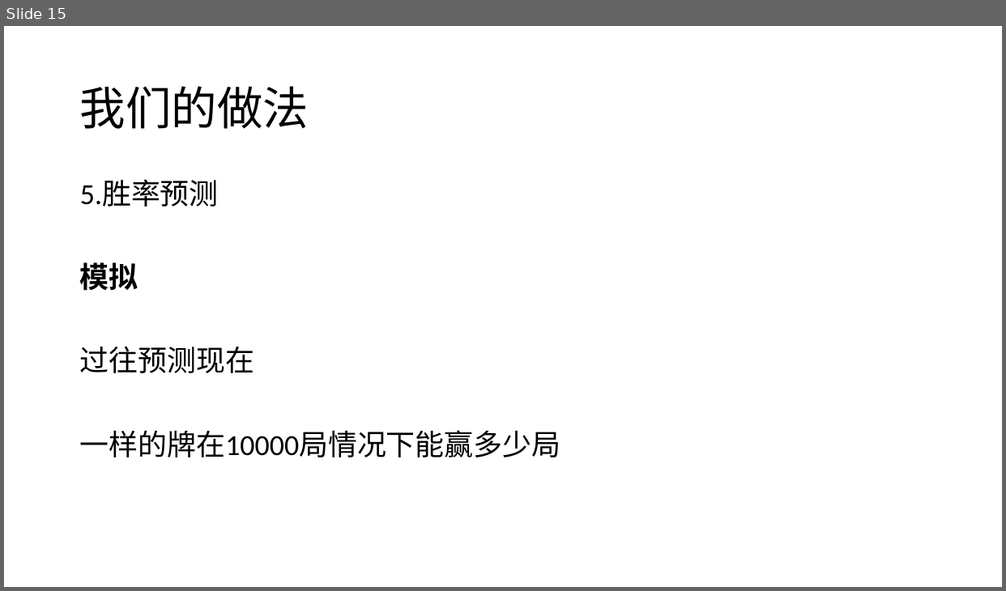
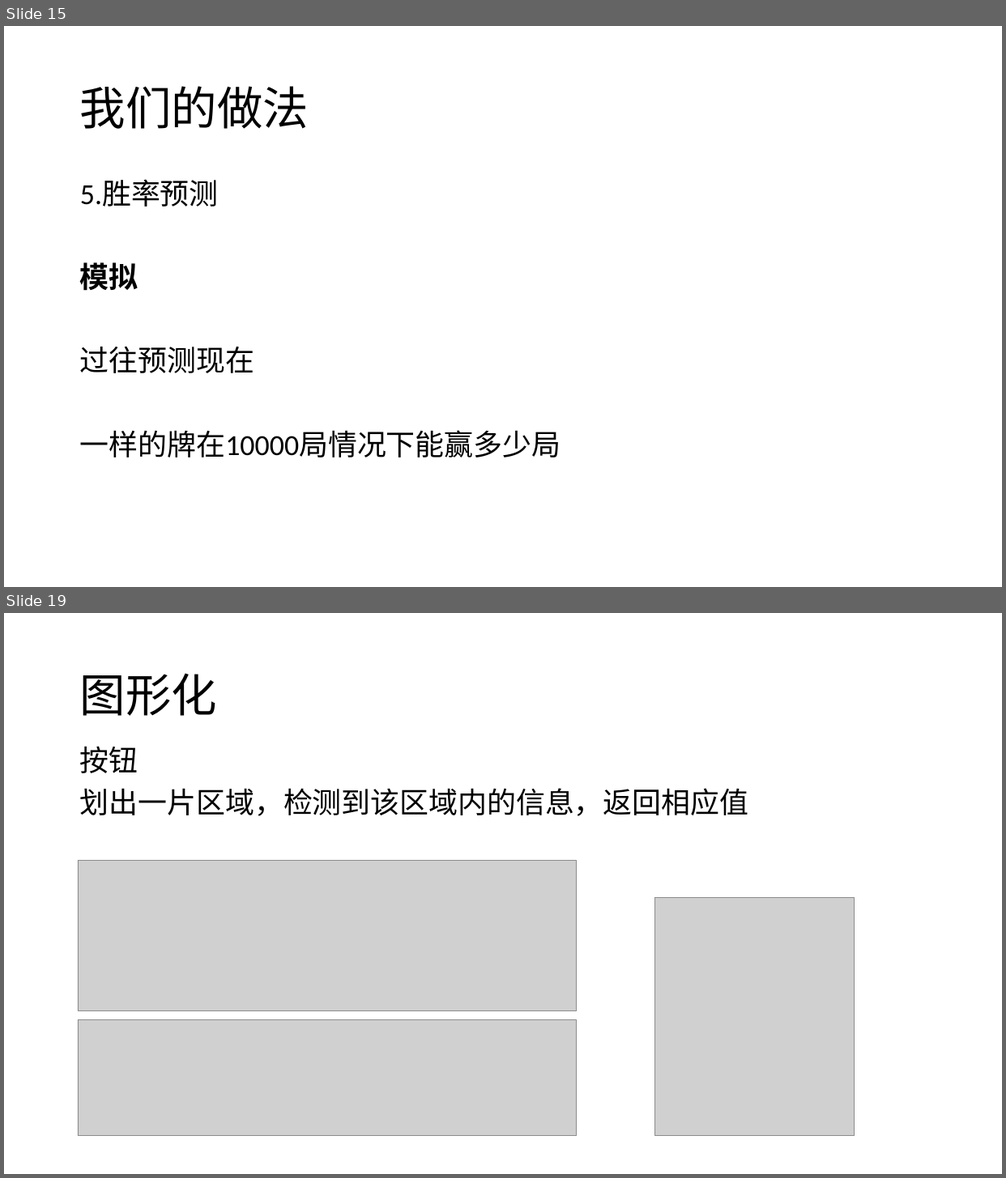
Before and after one commit to azukanawa/PokerGame, a slide deck: C语言小组汇报PPT.pptx. Shown one above the other, each under a label of ours: slide 15 before the commit, slides 15 and 19 after it; the slides between them are not shown. The pictures are 1006x591 and 1006x1178 pixels, drawn with LibreOffice and Linux fonts; fonts in the diff are those of the drawing; grey boxes stand for pictures. Boxes give left, top, right and bottom in pixels: in the first picture for what was removed or moved away, otherwise in the second. Text is boxed around its words. In the diff, an @@ line names an element or a change of style, - is before the commit and + after.

```diff
--- a/C语言小组汇报PPT.pptx
+++ b/C语言小组汇报PPT.pptx
@@ slide 19 added at bbox=[4, 613, 1002, 1174], background #FFFFFF @@
@@ title added at bbox=[80, 673, 217, 716], 44 pt, text #000000 @@
+图形化
@@ text added at bbox=[80, 746, 748, 816], 28 pt, text #000000 @@
+按钮
+划出一片区域，检测到该区域内的信息，返回相应值
@@ picture added at bbox=[78, 861, 576, 1012] @@
@@ picture added at bbox=[655, 897, 854, 1135] @@
@@ picture added at bbox=[78, 1020, 576, 1136] @@
```
Also in this commit, not shown: 4 slides changed, 7 other slides added, 9 other files.
